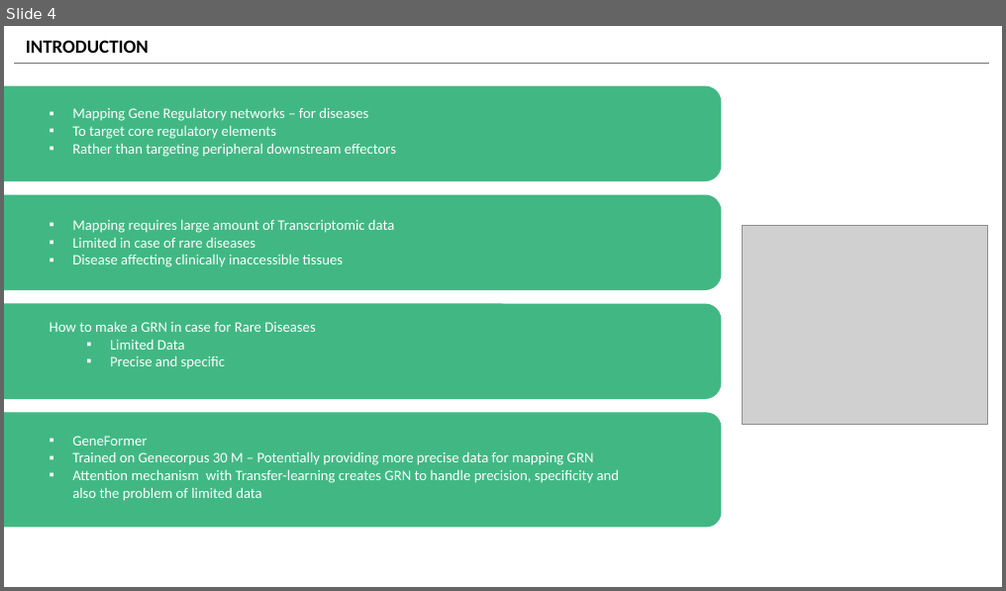
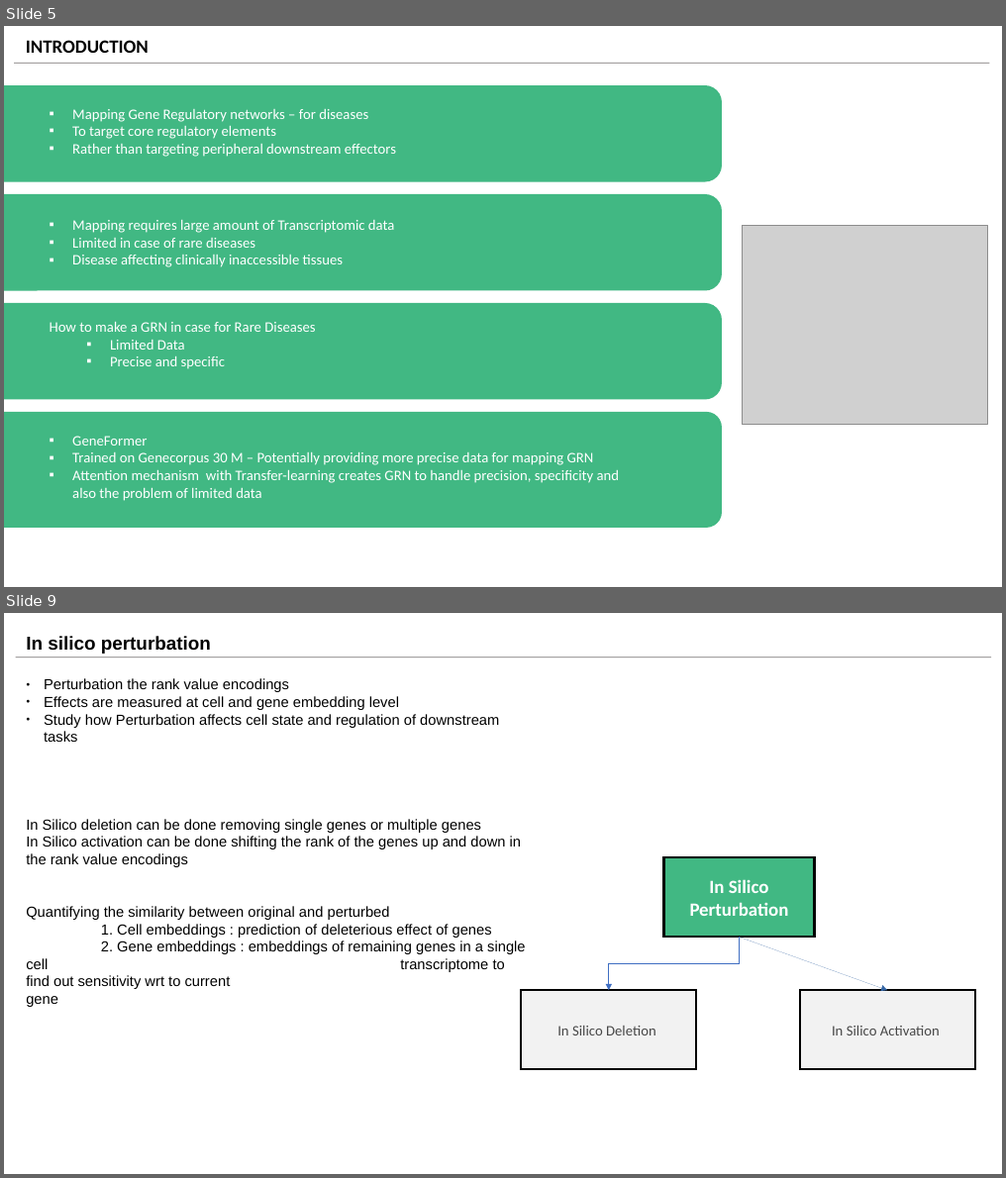
Before and after one commit to v-dev688/presentations, a slide deck: GENEFOREMER.pptx. Shown one above the other, each under a label of ours: slide 4 before the commit, slides 5 and 9 after it; the slides between them are not shown. The pictures are 1006x591 and 1006x1178 pixels, drawn with LibreOffice and Linux fonts; fonts in the diff are those of the drawing; grey boxes stand for pictures. Boxes give left, top, right and bottom in pixels: in the first picture for what was removed or moved away, otherwise in the second. Text is boxed around its words. In the diff, an @@ line names an element or a change of style, - is before the commit and + after.

```diff
--- a/GENEFOREMER.pptx
+++ b/GENEFOREMER.pptx
@@ slide 9 added at (4, 613, 1002, 1174), background #FFFFFF @@
@@ text added at (26, 636, 211, 654), 18 pt, text #000000, bold @@
+In silico perturbation
@@ line added from (15, 658) to (991, 658), #767171 0.75 pt @@
@@ text added at (26, 678, 525, 1007), 14 pt, text #000000 @@
+● Perturbation the rank value encodings
+● Effects are measured at cell and gene embedding level
+● Study how Perturbation affects cell state and regulation of downstream tasks
+In Silico deletion can be done removing single genes or multiple genes
+In Silico activation can be done shifting the rank of the genes up and down in the rank value encodings
+Quantifying the similarity between original and perturbed
+1. Cell embeddings : prediction of deleterious effect of genes
+2. Gene embeddings : embeddings of remaining genes in a single cell transcriptome to find out sensitivity wrt to current gene
@@ rectangle added at (664, 858, 815, 937), fill #41B883, outline #000000 2 pt, 18 pt, text #FFFFFF, bold @@
+In Silico Perturbation
@@ elbow arrow added from (740, 937) to (609, 990), #3F6FC3 0.75 pt @@
@@ arrow added from (740, 937) to (887, 990), #3465A4 0 pt @@
@@ rectangle added at (522, 990, 696, 1069), fill #F2F2F2, outline #000000 2 pt, 14 pt, text #484848 @@
+In Silico Deletion
@@ rectangle added at (800, 990, 975, 1069), fill #F2F2F2, outline #000000 2 pt, 14 pt, text #484848 @@
+In Silico Activation
@@ what was slide 4 is now slide 5 @@
@@ slide 5 changed as well @@
@@ line (14, 63) - (990, 63): stroke #767171 0.5 pt to #767171 0.75 pt @@
@@ outline #41B883 1 pt to #41B883 2 pt; proportions changed in 3 elements at (4, 86, 721, 181), (4, 195, 721, 289), (4, 304, 721, 399) @@
@@ rounded rectangle at (4, 413, 721, 527): outline #41B883 1 pt to #41B883 2 pt @@
@@ text "GeneFormer" rewrapped from (43, 428, 635, 524) to (72, 436, 619, 501) @@
```
Also in this commit, not shown: 6 other slides changed, 11 other slides added, 7 slides removed.
